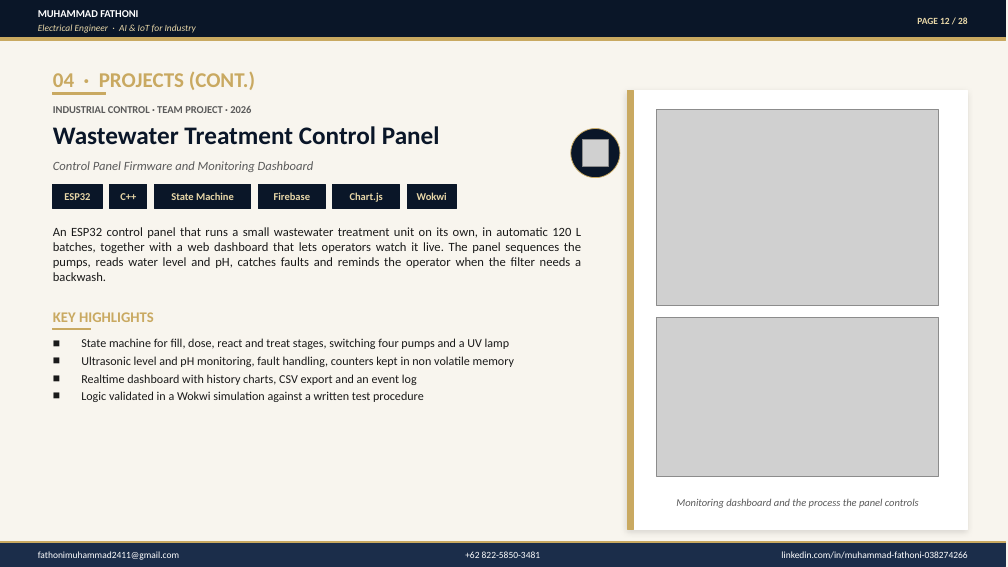
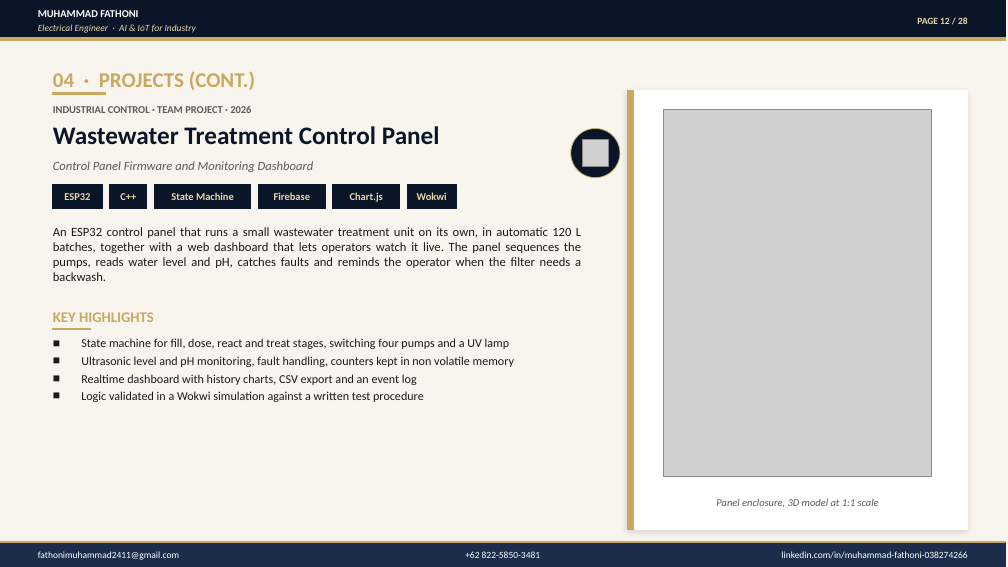
Before and after one commit to Toni2411/toni2411.github.io, a slide deck: slide 12 of assets/Portfolio_Muhammad_Fathoni.pptx. Drawn at 1008x567 pixels with LibreOffice and Linux fonts; fonts in the diff are those of the drawing; grey boxes stand for pictures. Boxes give left, top, right and bottom in pixels: in the first picture for what was removed or moved away, otherwise in the second. Text is boxed around its words. In the diff, an @@ line names an element or a change of style, - is before the commit and + after.

```diff
--- a/assets/Portfolio_Muhammad_Fathoni.pptx
+++ b/assets/Portfolio_Muhammad_Fathoni.pptx
@@ picture: place and size @@
-picture at box(656, 110, 939, 306)
+picture at box(663, 110, 932, 476)
@@ picture removed at box(656, 318, 939, 476) @@
@@ text at box(716, 498, 879, 507): text changed @@
-Monitoring dashboard and the process the panel controls
+Panel enclosure, 3D model at 1:1 scale
```
Also in this commit, not shown: 3 other slides changed, 11 other files.
